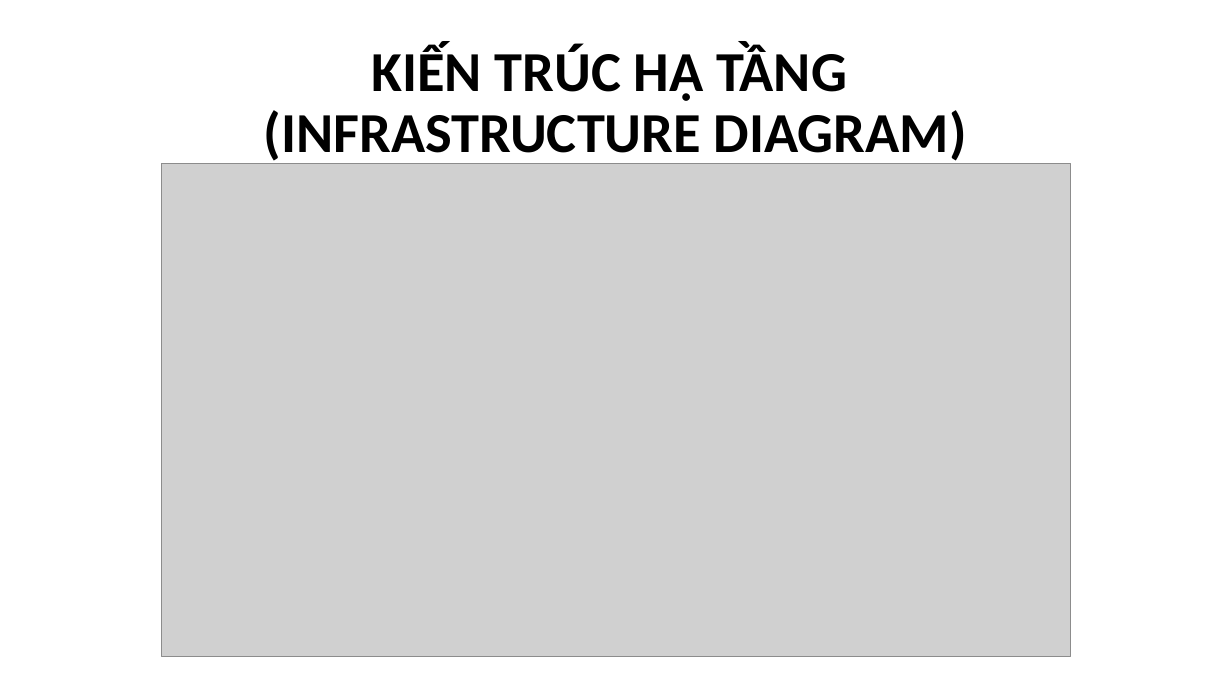
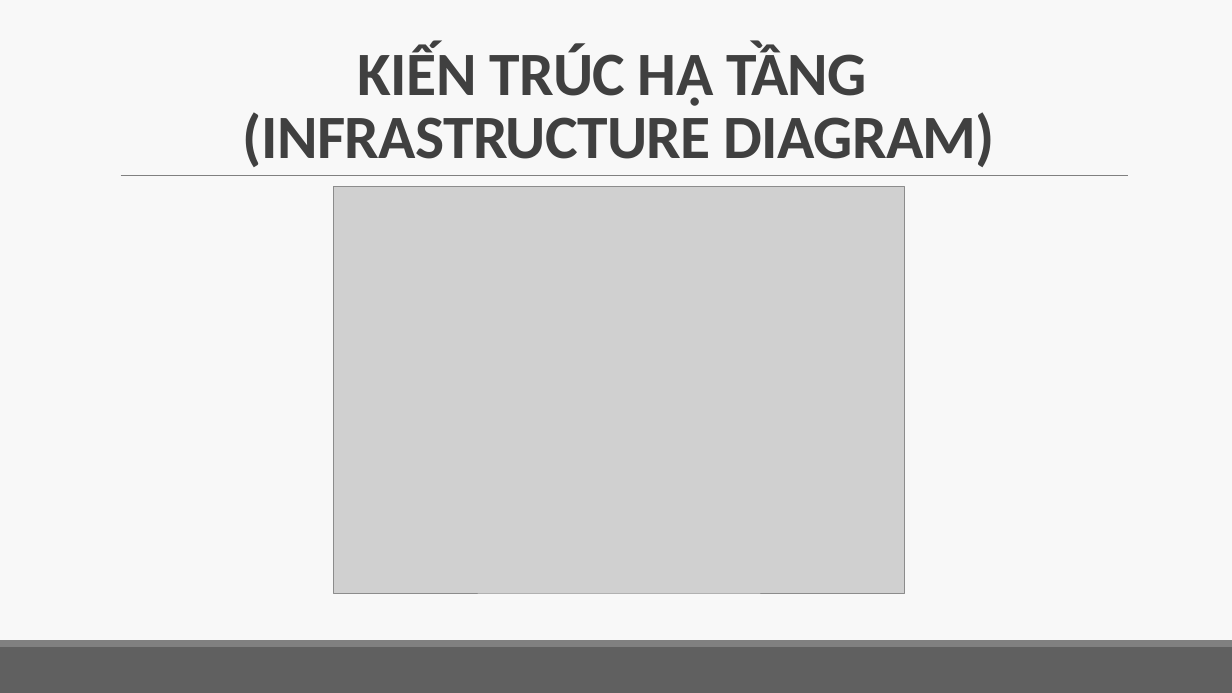
Before and after one commit to qly6/AuthApp, a slide deck: slide 4 of AuthApp.pptx. Drawn at 1232x693 pixels with LibreOffice and Linux fonts; fonts in the diff are those of the drawing; grey boxes stand for pictures. Boxes give left, top, right and bottom in pixels: in the first picture for what was removed or moved away, otherwise in the second. Text is boxed around its words. In the diff, an @@ line names an element or a change of style, - is before the commit and + after.

```diff
--- a/AuthApp.pptx
+++ b/AuthApp.pptx
@@ background #FFFFFF to #F8F8F8 @@
@@ title "KIẾN TRÚC HẠ TẦNG (INFRASTRUCTURE ...": place and size @@
-title "KIẾN TRÚC HẠ TẦNG (INFRASTRUCTURE ..." at bbox=[264, 44, 967, 166]
+title "KIẾN TRÚC HẠ TẦNG (INFRASTRUCTURE ..." at bbox=[243, 44, 995, 167]
@@ title "KIẾN TRÚC HẠ TẦNG (INFRASTRUCTURE ..." at bbox=[243, 44, 995, 167]: size 44 to 48 pt, text colour #000000 to #404040, letter spacing 0 to -0.5 pt; line spacing 0.9 to 0.85; vertical alignment middle to bottom @@
@@ line added from (121, 176) to (1128, 176), #808080 0.5 pt @@
@@ picture: place and size @@
-picture at bbox=[162, 164, 1071, 656]
+picture at bbox=[334, 187, 905, 593]
@@ rectangle added at bbox=[0, 647, 1232, 693], fill #606060 @@
@@ rectangle added at bbox=[0, 640, 1232, 647], fill #808080 @@
```
Also in this commit, not shown: 18 other slides changed, 2 slides added, 2 slides removed.
